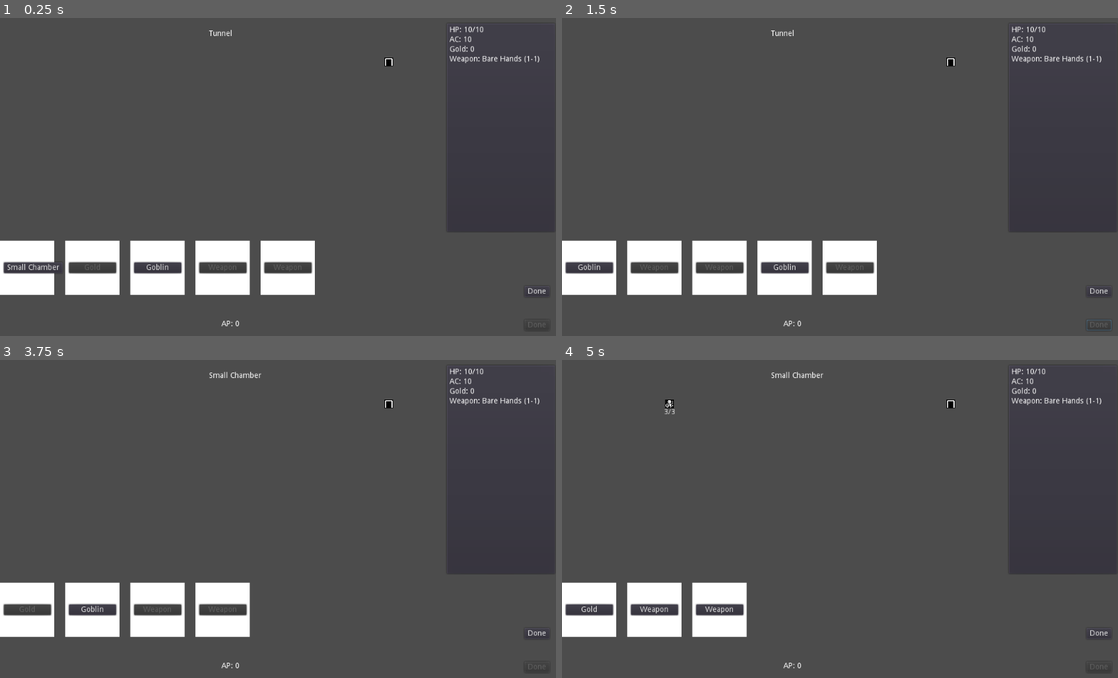
Above: before the commit, frames 1-4 (two rows, left to right).
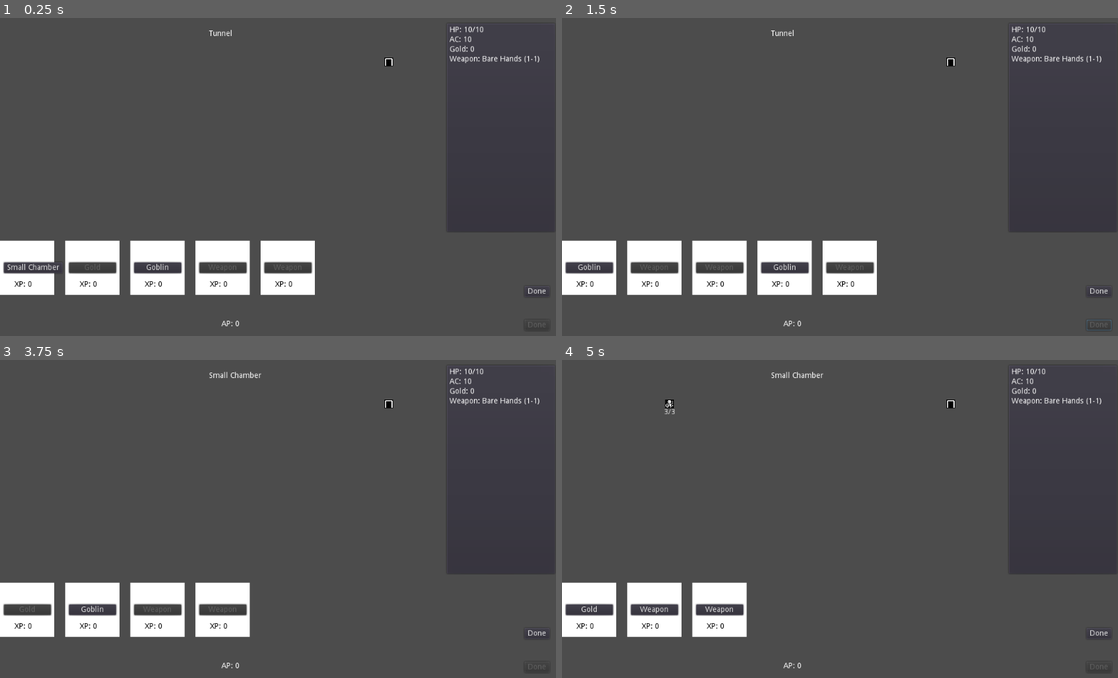
Above: after the commit, the same moments.

Repository: doctor-g/7DRL-2021
Game: Godot game, scene res://src/Game.tscn
Two runs of this game, one before a commit and one after it. Both use one fixed random seed, a clock stepped at 60 frames per second and the inputs below.
Inputs:
- Up to frame 1 (0.25 s): no input
- Up to frame 2 (1.5 s): click "Done" at 0.5 s; click "Done" at 1.25 s
- Up to frame 3 (3.75 s): click "Done" at 2 s; click "Done" at 2.75 s; click "Small Chamber" at 3.5 s
- Up to frame 4 (5 s): click "Goblin" at 4.25 s

The runs differ from the first frame. In frame 1, 0.1% of the frame differs, in the area x 2-53%, y 82-85%; in frame 2, 0.1%; in frame 3, 0.1%; in frame 4, less than 0.1%.

Commit message:
Track XP gained on card
XP is gained by playing the card. Right now, the XP is not used for
anything in particular.

Diff:
--- a/project/src/Card.gd
+++ b/project/src/Card.gd
@@ -3,11 +3,12 @@
 signal played
 
 var command
-
+var xp := 0 setget _set_xp
 
 func _ready():
 	assert(command!=null, "Command may not be null")
 	$Button.text = command.name
+	_set_xp(0) # Trigger label update
 
 
 func update_playability(game:Game) -> void:
@@ -21,6 +22,12 @@
 func play(game:Game) -> void:
 	assert(can_play(game))
 	command.execute(game)
+	_set_xp(xp+1)
+
+
+func _set_xp(value):
+	xp = value
+	$XpLabel.text = "XP: " + str(value)
 
 
 func _on_Button_pressed():
--- a/project/src/Card.tscn
+++ b/project/src/Card.tscn
@@ -31,4 +31,15 @@
 __meta__ = {
 "_edit_use_anchors_": false
 }
+
+[node name="XpLabel" type="Label" parent="."]
+margin_left = 26.9391
+margin_top = 74.0825
+margin_right = 66.9391
+margin_bottom = 88.0825
+custom_colors/font_color = Color( 0, 0, 0, 1 )
+text = "XP: N"
+__meta__ = {
+"_edit_use_anchors_": false
+}
 [connection signal="pressed" from="Button" to="." method="_on_Button_pressed"]
